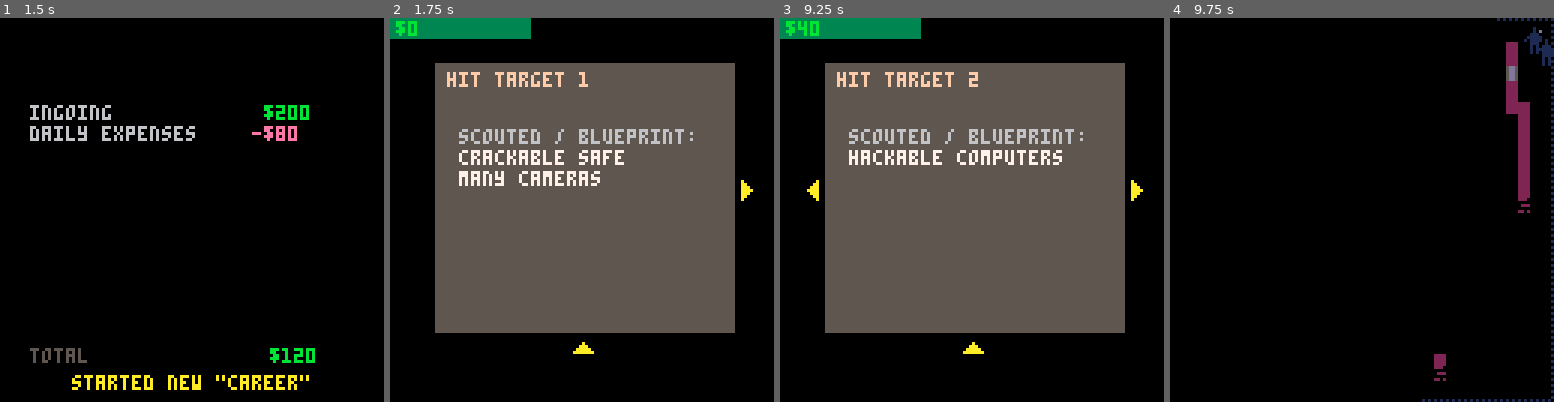
Above: before the commit, frames 1-4 (left to right).
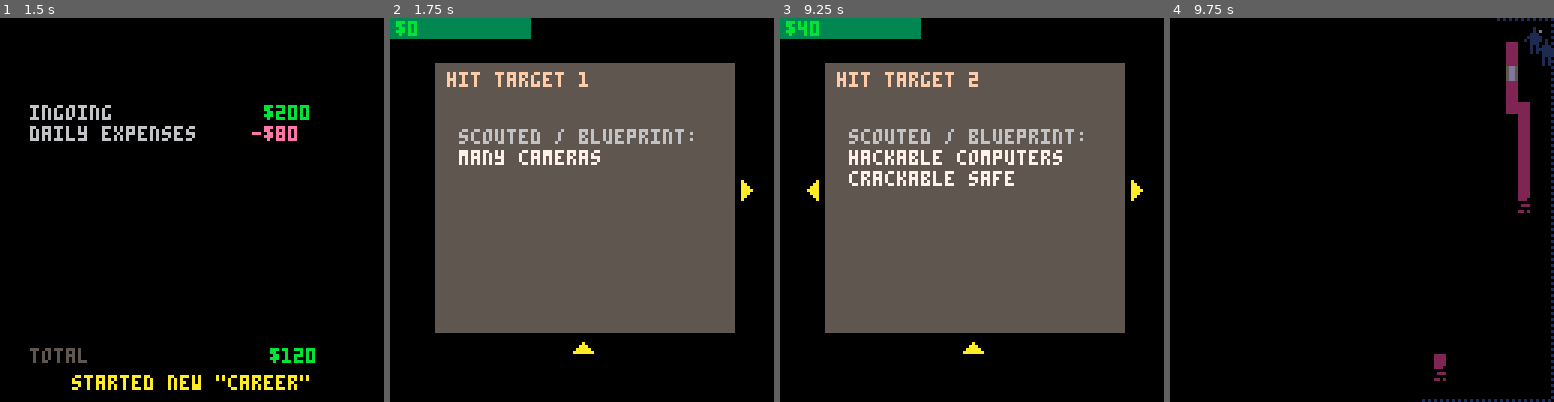
Above: after the commit, the same moments.

Repository: ironchestgames/pico-8-carts
Game: PICO-8 cartridge stealth.p8
Two runs of this game, one before a commit and one after it. Both use one fixed random seed, a clock stepped at 60 frames per second and the inputs below.
Inputs:
- Up to frame 1 (1.5 s): tap X (X key) at 0.33, 1.07 s; tap O (Z key) at 0.7 s
- Up to frame 2 (1.75 s): hold Right from 1.6 s (still down); tap O (Z key) at 1.7 s
- Up to frame 3 (9.25 s): tap X (X key) every 1.12 s from 1.85 to 8.55 s; release Right at 2.1 s; tap O (Z key) every 0.4 s from 2.1 to 8.9 s; hold Up 2.15-2.42 s; hold Right 2.47-3.03 s; hold Left 3.08-3.58 s; hold Down 3.63-3.97 s; hold Right 4.02-4.68 s; hold Up 4.73-5.03 s; hold Left 5.08-5.68 s; hold Down 5.73-6.03 s; hold Right 6.08-6.58 s; hold Right 6.63-7.13 s; hold Up 7.18-7.45 s; hold Right 7.5-8.07 s; hold Left 8.12-8.62 s; hold Down 8.67-9 s; hold Right from 9.05 s (still down)
- Up to frame 4 (9.75 s): tap O (Z key) at 9.3, 9.7 s; tap X (X key) at 9.67 s; release Right at 9.72 s

Frame 1 is identical in both runs. In frame 2, 1.2% of the frame differs, in the area x 17-61%, y 34-44%; in frame 3, 0.8%; in frame 4, nothing differs.

Commit message:
stealth - tweaked loot, tweaked guard listening directions

Diff:
--- a/stealth.p8
+++ b/stealth.p8
@@ -13,9 +13,6 @@
  - search (up/down?)
 
 - bug if suspect seen and caught same tick (came out of hiding for ex)
-
-- guard behaviour
- - go towards player if lighted
 
 - wantedness
  - increase wantedness if spending too much time in light
@@ -264,7 +261,7 @@
   if not _tmp.action_c then
    _tmp.seq,_tmp.action_c,_tmp.state={},0,'booting'
    makesound(_p,11)
-   local _l=14
+   local _l=6+flr(rnd(8))
    for _i=1,_l do
     local _n=0
     repeat
@@ -974,6 +971,7 @@
     loot=shuffle({nil,nil,
      {'door access code'},
      {'blueprint'},
+     {'blackmail material',flr(rnd(500))},
      {'company secrets',flr(rnd(1000))},
      {'classified files',flr(rnd(2000))},
      })[1],
@@ -1003,17 +1001,15 @@
     end
    end
 
-   local _c=flr(rnd(1000)+500)
+   local _somecash={'some cash',flr(100+rnd(300))}
+   local _goodcash={'good cash',flr(400+rnd(200))}
    _o.loot=shuffle({
-    {'a little cash',flr(rnd(600))},
-    {'some cash',_c},
-    {'some cash',_c},
-    {'some cash',_c},
-    {'some cash',_c},
-    {'good cash',flr(rnd()+rnd()+2)*100},
-    {'classified docs',flr(rnd()+rnd()+rnd()+rnd())*200},
-    {'gold bars',flr(((rnd()+rnd()+rnd())/3)*3000)},
-    {'diamonds',flr(((rnd()+rnd()+rnd())/3)*10000)},
+    {'a little cash',flr(10+rnd(90))},
+    _somecash,_somecash,_somecash,_somecash,
+    _goodcash,_goodcash,
+    {'gold bars',flr(500+rnd(600))},
+    {'diamonds',flr(800+rnd(1200))},
+    {'classified docs',flr(1200)},
    })[1]
 
    objs[_i+1]={typ=9,shadow={true}}
@@ -1282,8 +1278,7 @@
      _g.state_c-=1
 
      if _g.state_c <= 0 or _g.state_c % 10 == 1 then
-      local _newdir=flr(rnd(4))
-      _g.dx,_g.dy,_g.state=guarddxdeltas[_newdir],guarddydeltas[_newdir],'patrolling'
+      _g.dx,_g.dy,_g.state=_g.dx*-1,_g.dy*-1,'patrolling'
      elseif _g.state_c > 30 then
       setalertlvl2('heard someone!',_g.x,_g.y)
      end
